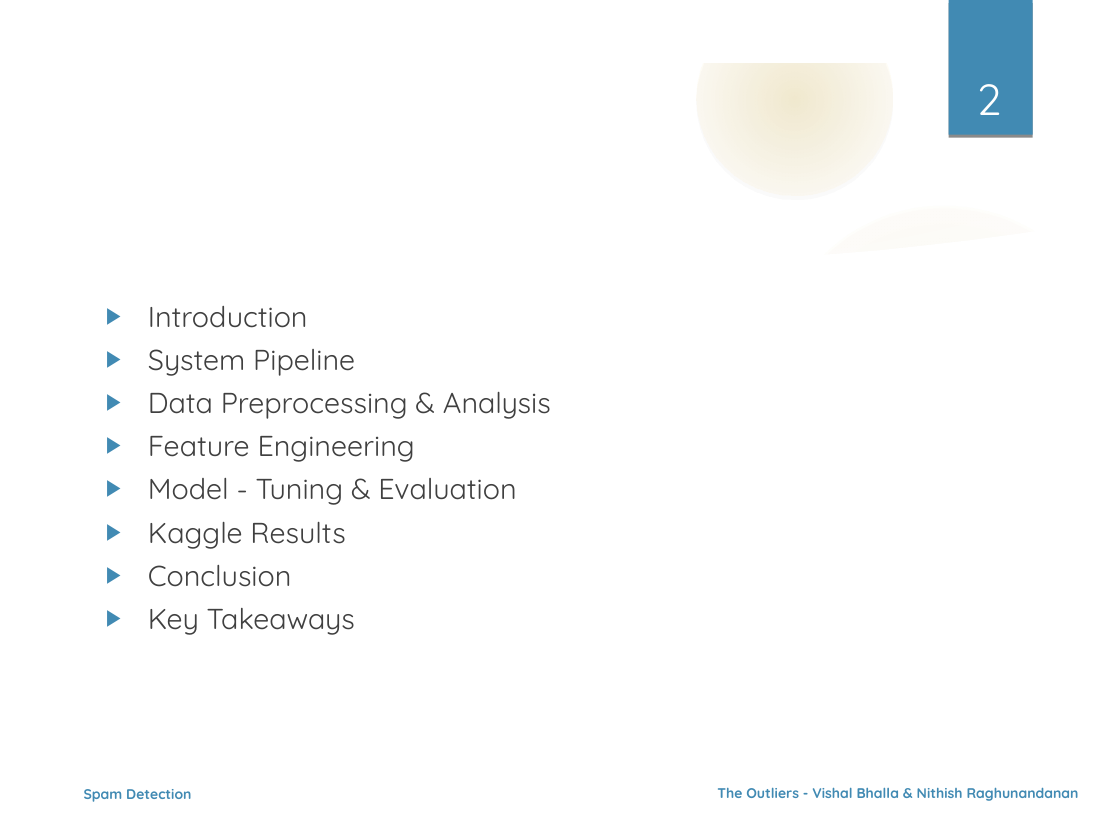
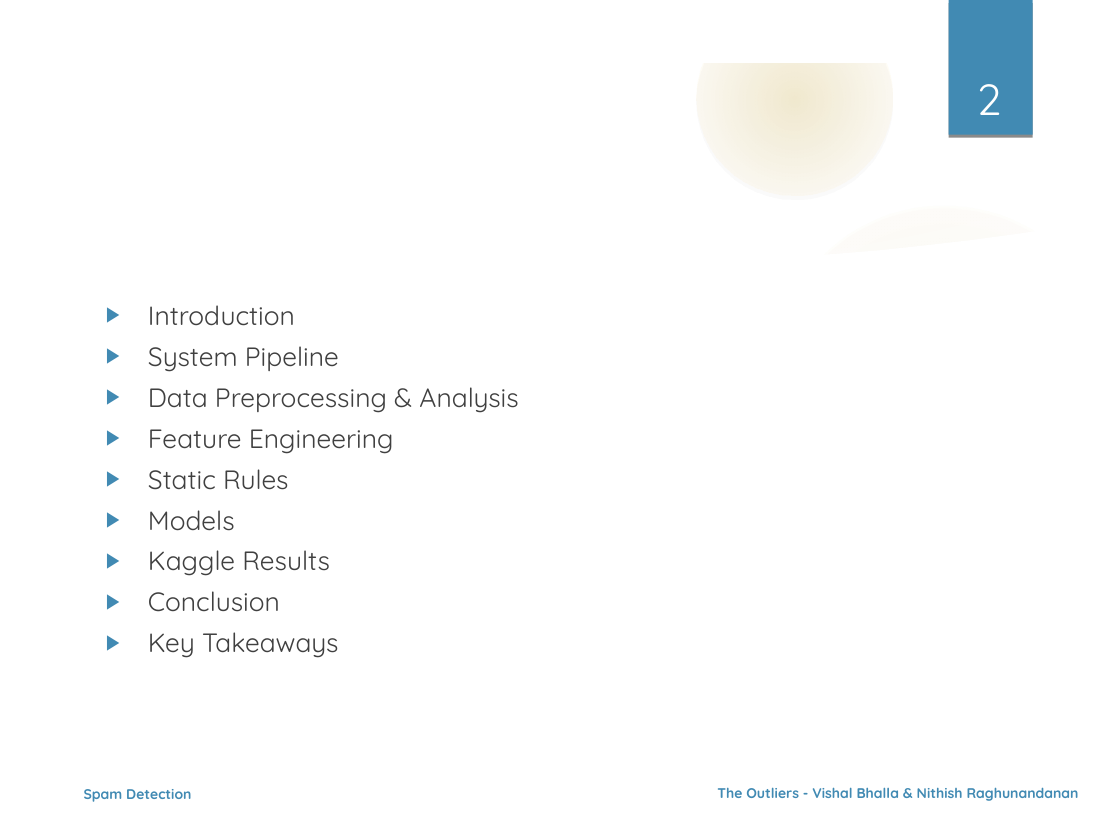
Before and after one commit to nehgu/Anomaly-Detection, a slide deck: slide 2 of Challenges/Spam Filtering Challenge 4/Ppt - Spam Detection Challenge-4.odp. Drawn at 1120x840 pixels with LibreOffice and Linux fonts; fonts in the diff are those of the drawing; background and template pictures are left out. Boxes give left, top, right and bottom in pixels: in the first picture for what was removed or moved away, otherwise in the second. Text is boxed around its words. In the diff, an @@ line names an element or a change of style, - is before the commit and + after.

```diff
--- a/Challenges/Spam Filtering Challenge 4/Ppt - Spam Detection Challenge-4.odp
+++ b/Challenges/Spam Filtering Challenge 4/Ppt - Spam Detection Challenge-4.odp
@@ text at (148, 305, 518, 658): size 18.5 to 17 pt in "Introduction", "System Pipeline", "Data Preprocessing & Analysis", "Feature Engineering" and 3 more places @@
@@ text at (148, 469, 289, 531): text changed; size 18.5 to 17 pt @@
-▶ Model - Tuning & Evaluation
+▶ Static Rules
+▶ Models
```
Also in this commit, not shown: 9 other slides changed, 4 slides added, 1 slide removed.
